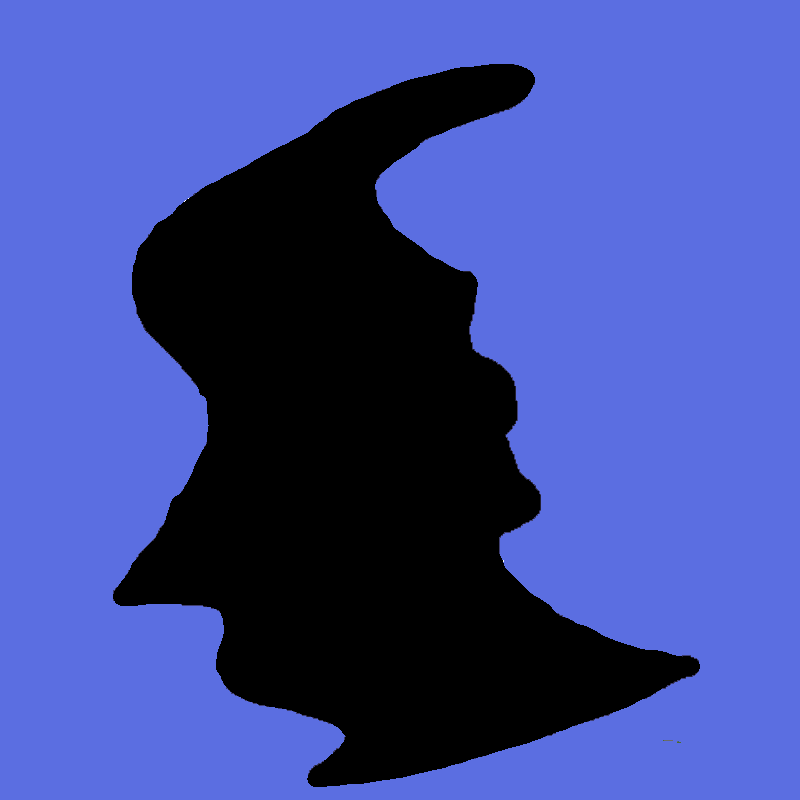
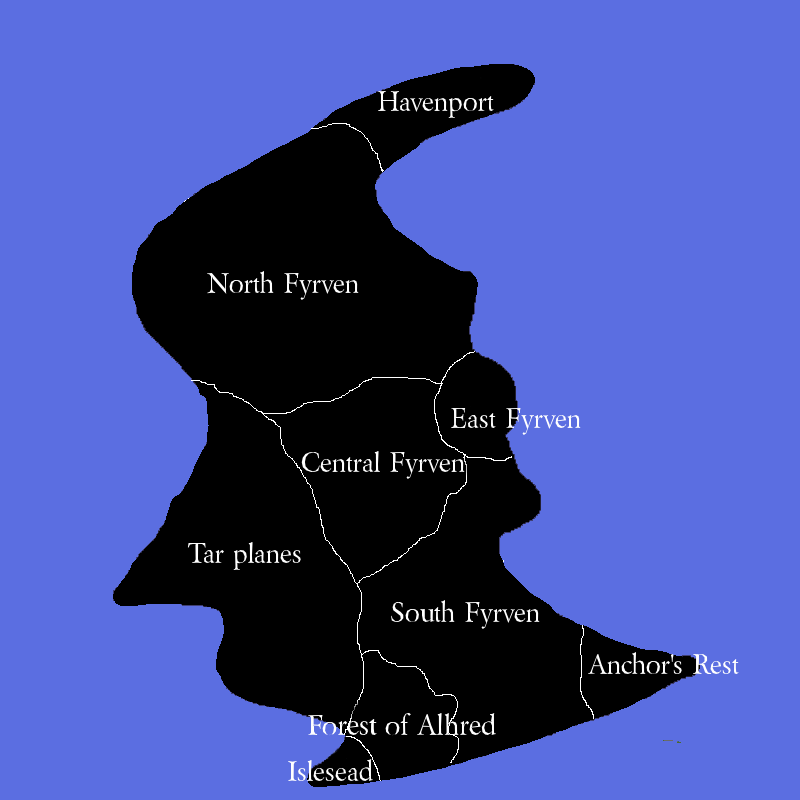
Comparing the layer stacks of the two 800×800 images. Changes:
added layer "South Fyrven" above "Central Fyrven" over [391,600,540,629]
added layer "Central Fyrven" above "Anchor's Rest" over [301,451,465,479]
added layer "Anchor's Rest" above "Forest of Alhred" over [588,652,739,674]
added layer "Forest of Alhred" above "Islesead" over [308,713,496,736]
added layer "Islesead" above "Tar planes" over [288,759,373,781]
added layer "Tar planes" above "Havenport" over [187,542,301,570]
added layer "Havenport" above "East Fyrven" over [378,91,494,118]
added layer "East Fyrven" above "North Fyrven" over [451,408,581,435]
added layer "North Fyrven" above "Pasted Layer" over [207,271,359,300]
renamed "Background" to "Pasted Layer", painted on it over [187,77,739,781]
